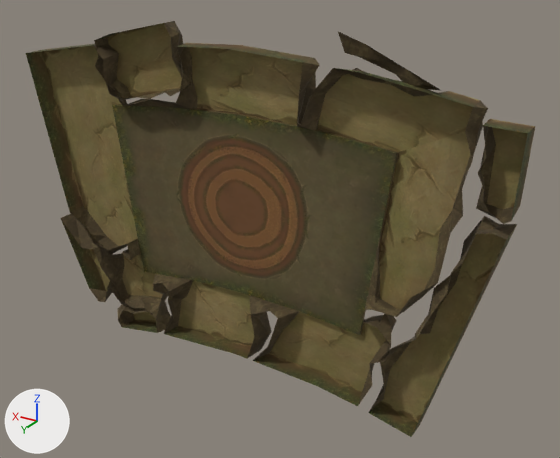
The OBJ model sceneobjs/juqing_yewai_597/juqing_yewai_597_diban03.obj, before and after one commit.
Before and after are seen from a 50 mm lens placed at (-726.0, 1056.0, 523.0), pointed at (-65.0, -44.0, -27.0). The axes (+X, +Y, +Z) are drawn at lower left. The lights are the same throughout. Where no turn or scale is listed for an object, it has been applied to the vertices. Vertices at the same position are counted once.

In view in the first picture: 'juqing_yewai_597_diban03'.
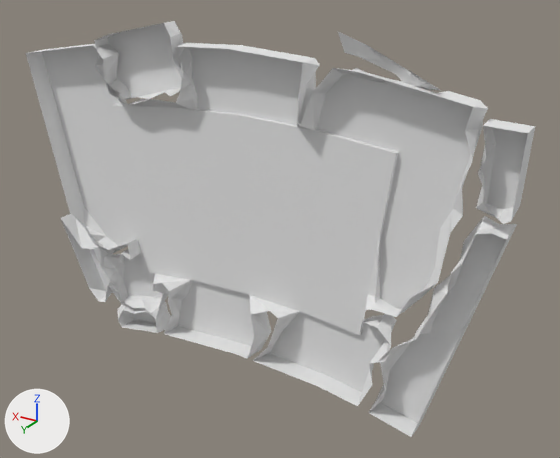
Scene script edits in JSON lines:
```json
{"op": "add", "block": "mat_material_2_1", "code": ["mat_material_2_1 = principled_material('material_2')", "mat_material_2_1.base_color = (0.8, 0.8, 0.8)  # white #e7e7e7", "mat_material_2_1.roughness = 1.0"]}
{"op": "add", "block": "mat_material_3_1", "code": ["mat_material_3_1 = principled_material('material_3')", "mat_material_3_1.base_color = (0.8, 0.8, 0.8)  # white #e7e7e7", "mat_material_3_1.roughness = 1.0"]}
{"op": "add", "block": "mat_material_1_1", "code": ["mat_material_1_1 = principled_material('material_1')", "mat_material_1_1.base_color = (0.8, 0.8, 0.8)  # white #e7e7e7", "mat_material_1_1.roughness = 1.0"]}
{"block": "me_juqing_yewai_597_diban03", "where": "me_juqing_yewai_597_diban03.from_pydata(...)  # 398 vertices, 646 faces; spans x -487.0..487.0, y -40.0..3.0, z -338.0..338.0"}
{"block": "me_juqing_yewai_597_diban03", "where": "# used by ob_juqing_yewai_597_diban03; location = (0.0, 0.0, 0.0)"}
{"block": "me_juqing_yewai_597_diban03", "change": "me_juqing_yewai_597_diban03 part 1: all 193 faces that had it switch from mat_material_2 (picture img_juqing_yewai_597_diban02_01_png) to mat_material_2_1 (white #e7e7e7)"}
{"block": "me_juqing_yewai_597_diban03", "change": "me_juqing_yewai_597_diban03 part 2: all 426 faces that had it switch from mat_material_3 (picture img_juqing_yewai_597_taizi_04_png) to mat_material_3_1 (white #e7e7e7)"}
{"block": "me_juqing_yewai_597_diban03", "change": "me_juqing_yewai_597_diban03 part 3: all 27 faces that had it switch from mat_material_1 (picture img_juqing_yewai_597_diban03_01_png) to mat_material_1_1 (white #e7e7e7)"}
```

Boxes [x1, y1, x2, y2] around the edits, measured in the pictures (560 x 458 px):
```json
{"part": 1, "of": "me_juqing_yewai_597_diban03", "change": "recoloured", "before": [26, 23, 535, 437], "after": [26, 23, 535, 437], "on screen": "brown to grey"}
{"part": 2, "of": "me_juqing_yewai_597_diban03", "change": "recoloured", "before": [61, 21, 517, 412], "after": [61, 21, 517, 412], "on screen": "brown to grey"}
{"part": 3, "of": "me_juqing_yewai_597_diban03", "change": "recoloured", "before": [112, 105, 396, 335], "after": [112, 105, 396, 335], "on screen": "brown to grey"}
```
